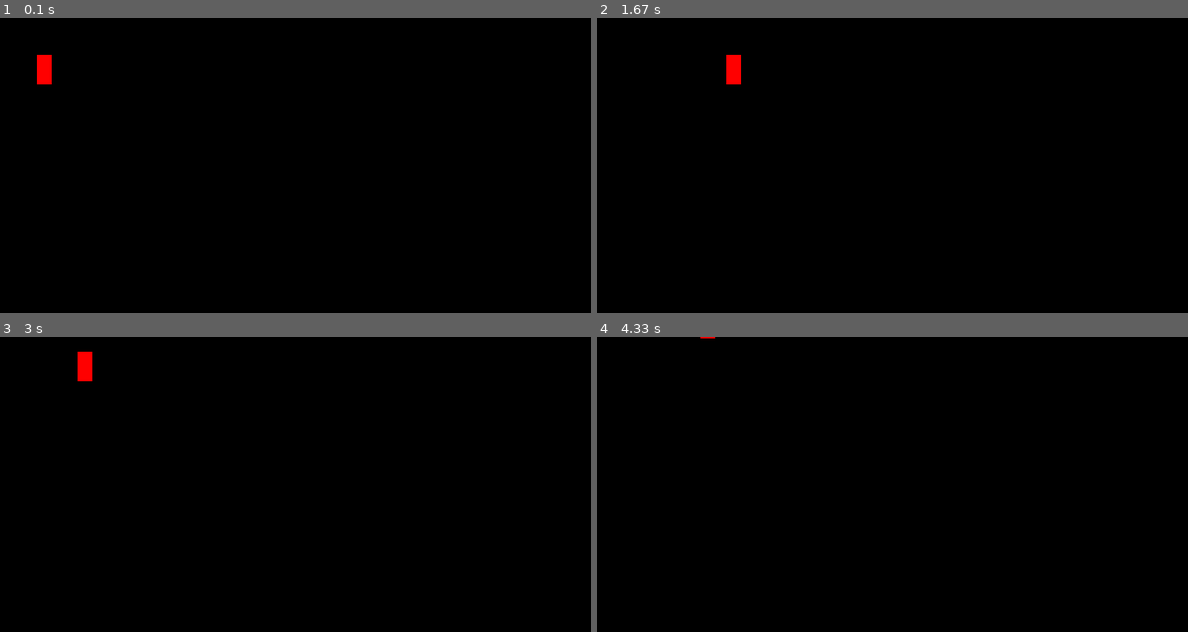
Above: before the commit, frames 1-4 (two rows, left to right).
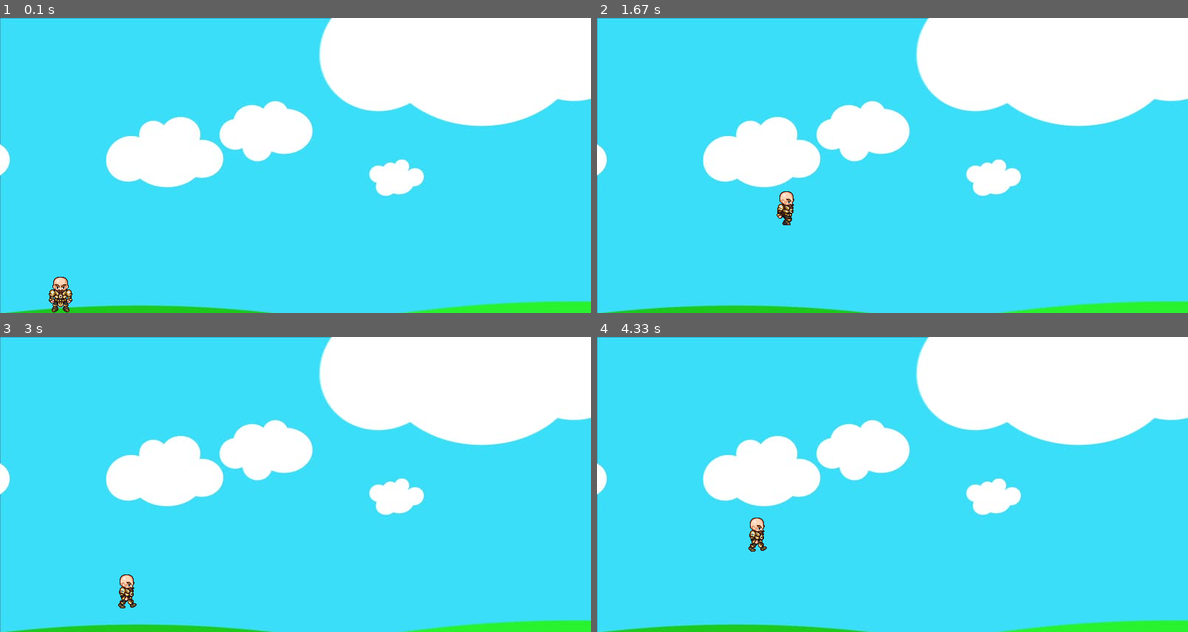
Above: after the commit, the same moments.

Repository: wgathright/pygameTutorial01
Game: pygame game, started from main.py
Two runs of this game, one before a commit and one after it. Both use one fixed random seed, a clock stepped at 60 frames per second and the inputs below.
Inputs:
- Up to frame 1 (0.1 s): no input
- Up to frame 2 (1.67 s): hold Space 0.33-0.8 s; hold Right 0.33-0.8 s; hold Right 0.83-1.3 s; tap Space at 0.9, 1.2, 1.4 s; hold Right from 1.33 s (still down)
- Up to frame 3 (3 s): tap Space at 1.7, 1.9, 2.2, 2.47, 2.77, 2.9 s; release Right at 1.8 s; hold Left 1.83-2.37 s; hold Left 2.4-2.8 s; hold Right from 2.83 s (still down)
- Up to frame 4 (4.33 s): tap Space at 3.2, 3.57, 3.87, 4.07 s; release Right at 3.47 s; hold Left 3.5-3.97 s; hold Right from 4 s (still down)

The runs differ from the first frame. In frame 1, 100% of the frame differs, in the area x 0-100%, y 0-100%; in frame 2, 100%; in frame 3, 100%; in frame 4, 100%.

Commit message:
Added Sprites & Animation

Diff:
--- a/main.py
+++ b/main.py
@@ -9,19 +9,60 @@
 screen = pygame.display.set_mode((WIDTH,HEIGHT))
 pygame.display.set_caption("First Game")
 
+#Load Sprites
+walkRight = [pygame.image.load('Game/R1.png'), pygame.image.load('Game/R2.png'),
+             pygame.image.load('Game/R3.png'), pygame.image.load('Game/R4.png'),
+             pygame.image.load('Game/R5.png'), pygame.image.load('Game/R6.png'),
+             pygame.image.load('Game/R7.png'), pygame.image.load('Game/R8.png'),
+             pygame.image.load('Game/R9.png')]
+walkLeft =  [pygame.image.load('Game/L1.png'), pygame.image.load('Game/L2.png'),
+             pygame.image.load('Game/L3.png'), pygame.image.load('Game/L4.png'),
+             pygame.image.load('Game/L5.png'), pygame.image.load('Game/L6.png'),
+             pygame.image.load('Game/L7.png'), pygame.image.load('Game/L8.png'),
+             pygame.image.load('Game/L9.png')]
+bg = pygame.image.load('Game/bg.jpg')
+char = pygame.image.load('Game/standing.png')
+
+clock = pygame.time.Clock()
+
+
+width = 64
+height = 64
 x = 50
-y = 50
-width = 20
-height = 40
+y = HEIGHT - height
 vel = 5
-
 isJump = False
 jumpCount = 10
+left = False
+right = False
+walkCount = 0
+
+
+def DrawGameWindow():
+    global walkCount
+
+    screen.blit(bg, (0,0))
+
+    if walkCount >= 27:
+        walkCount = 0
+
+    if left:
+        screen.blit(walkLeft[walkCount//3], (x,y))
+        walkCount += 1
+    elif right:
+        screen.blit(walkRight[walkCount//3], (x,y))
+        walkCount += 1
+    else:
+        screen.blit(char, (x,y))
+
+
+    pygame.display.update()
+
 
 #GAME LOOP
 running = True
 while running:
-    pygame.time.delay(50)
+    clock.tick(27)
 
     # Check for events
     for event in pygame.event.get():
@@ -31,28 +72,30 @@
     keys = pygame.key.get_pressed()
 
     if keys[pygame.K_LEFT]:
+        left = True
+        right = False
         if x > 0:
             x -= vel
         else:
             x = 0
-    if keys[pygame.K_RIGHT]:
+    elif keys[pygame.K_RIGHT]:
+        right = True
+        left = False
         if x < (WIDTH - width):
             x += vel
         else:
             x = WIDTH - width
+    else:
+        right = False
+        left = False
+        walkCount = 0
+
     if not(isJump):
-        if keys[pygame.K_UP]:
-            if y > 0:
-                y -= vel
-            else:
-                y = 0
-        if keys[pygame.K_DOWN]:
-            if y < (HEIGHT - height):
-                y += vel
-            else:
-                y = HEIGHT - height
         if keys[pygame.K_SPACE]:
             isJump = True
+            right = False
+            left = False
+            walkCount = 0
             print("Jumping...")
     else: #if isJump True
         if jumpCount >= -10:
@@ -68,9 +111,8 @@
 
 
     # DRAW
-    screen.fill((0,0,0))
-    pygame.draw.rect(screen, (255,0,0), (x,y,width,height))
-    pygame.display.update()
+    DrawGameWindow()
+
 
 
 
Binary file added: Game/L1.png
Binary file added: Game/L10E.png
Binary file added: Game/L11E.png
Binary file added: Game/L1E.png
Binary file added: Game/L2.png
Binary file added: Game/L2E.png
Binary file added: Game/L3.png
Binary file added: Game/L3E.png
Binary file added: Game/L4.png
Binary file added: Game/L4E.png
Binary file added: Game/L5.png
Binary file added: Game/L5E.png
(and 31 more such lines)
